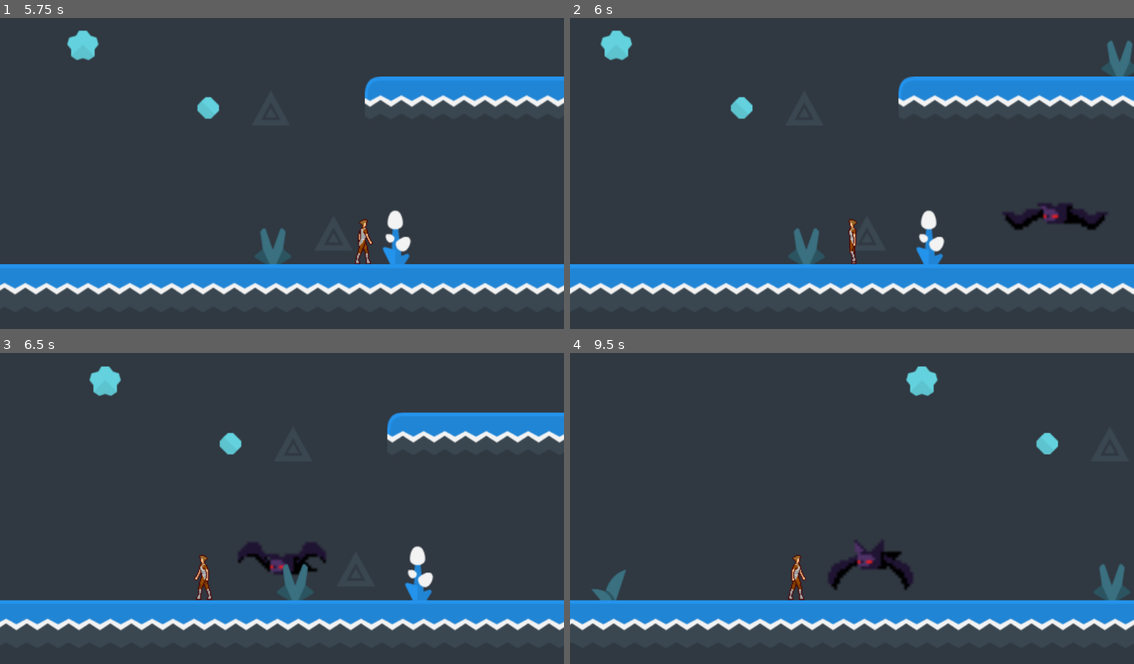
Above: before the commit, frames 1-4 (two rows, left to right).
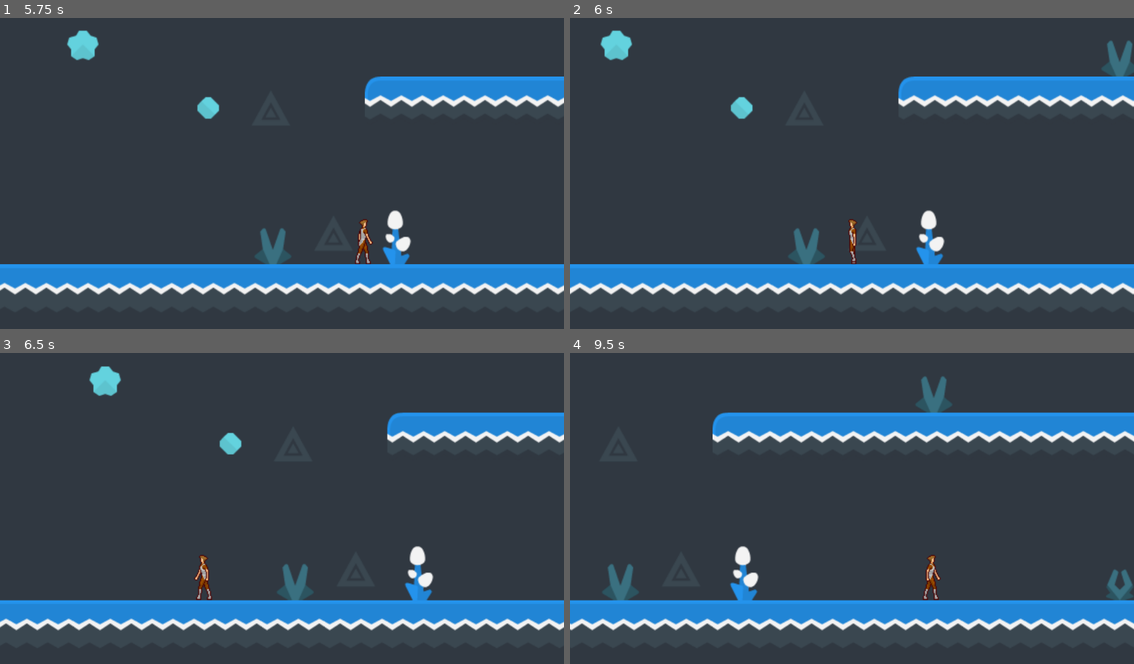
Above: after the commit, the same moments.

Repository: sophiabutt/2D-Platformer
Game: Godot game, scene res://Levels/Level1.tscn
The game is run twice, just before and just after one commit, with the same random seed, the same clock (stepped at 60 frames per second) and the same inputs.
Inputs:
- Up to frame 1 (5.75 s): hold D (right) 0.53-2.03 s; tap W (jump) at 0.77, 1.52, 3.02, 3.77, 4.52 s; hold A (left) 2.03-2.78 s; hold D (right) 2.78-4.28 s; hold A (left) 4.28-5.03 s; hold D (right) from 5.03 s (still down)
- Up to frame 2 (6 s): release D (right) at 5.78 s; hold A (left) from 5.78 s (still down)
- Up to frame 3 (6.5 s): keep holding A (left); tap W (jump) at 6.02 s
- Up to frame 4 (9.5 s): tap W (jump) at 6.77, 7.52, 9.02 s; release A (left) at 7.28 s; hold D (right) from 7.28 s (still down)

Frame 1 is identical in both runs. In frame 2, 0.8% of the frame differs, in the area x 76-96%, y 59-69%; in frame 3, 0.8%; in frame 4, 13%, in the area x 0-100%, y 4-90%.
Error before the commit: Invalid call. Nonexistent function 'die' in base 'CharacterBody2D (Player.gd)'. (res://Enemies/Bat.gd:52)

Commit message:
Enemies for level 2

Diff:
--- a/Enemies/bat.tscn
+++ b/Enemies/bat.tscn
@@ -220,27 +220,27 @@
 }]
 
 [sub_resource type="RectangleShape2D" id="RectangleShape2D_0do44"]
-size = Vector2(135, 86.5)
+size = Vector2(58, 32)
 
 [sub_resource type="CapsuleShape2D" id="CapsuleShape2D_0a16c"]
-radius = 66.0
-height = 132.0
+radius = 34.0
+height = 74.0
 
 [sub_resource type="RectangleShape2D" id="RectangleShape2D_88yff"]
-size = Vector2(136, 20)
+size = Vector2(57, 8)
 
 [node name="Bat" type="CharacterBody2D"]
 script = ExtResource("1_8tlmj")
 
 [node name="AnimatedSprite2D" type="AnimatedSprite2D" parent="."]
-position = Vector2(7.5, -8.50002)
-scale = Vector2(2.98438, 2.98438)
+position = Vector2(1.5, -2.50003)
+scale = Vector2(1.67188, 1.67188)
 sprite_frames = SubResource("SpriteFrames_3eofj")
 animation = &"Moving"
 autoplay = "Moving"
 
 [node name="CollisionShape2D" type="CollisionShape2D" parent="."]
-position = Vector2(7.5, -20.75)
+position = Vector2(1, -5)
 shape = SubResource("RectangleShape2D_0do44")
 
 [node name="See" type="RayCast2D" parent="."]
@@ -249,7 +249,7 @@
 [node name="Attack" type="Area2D" parent="."]
 
 [node name="CollisionShape2D" type="CollisionShape2D" parent="Attack"]
-position = Vector2(-3, -21)
+position = Vector2(0, -5)
 shape = SubResource("CapsuleShape2D_0a16c")
 
 [node name="Timer" type="Timer" parent="Attack"]
@@ -257,7 +257,7 @@
 [node name="Above_and_Below" type="Area2D" parent="."]
 
 [node name="CollisionShape2D" type="CollisionShape2D" parent="Above_and_Below"]
-position = Vector2(8, -74)
+position = Vector2(1.5, -25)
 shape = SubResource("RectangleShape2D_88yff")
 
 [node name="NavigationAgent2D" type="NavigationAgent2D" parent="."]
--- a/Levels/Level1.tscn
+++ b/Levels/Level1.tscn
@@ -1282,6 +1282,7 @@
 
 [node name="Bat" parent="Enemy_Container" instance=ExtResource("8_xtb5a")]
 position = Vector2(3376, 112)
+speed = 200
 
 [node name="Platform" type="TileMap" parent="."]
 tile_set = SubResource("TileSet_5oaye")
--- a/Levels/Level2.tscn
+++ b/Levels/Level2.tscn
@@ -7,6 +7,8 @@
 [ext_resource type="Texture2D" uid="uid://w1tr7mlqhfbh" path="res://Assets/portal_end.png" id="5_3mkel"]
 [ext_resource type="Script" path="res://Player/Player_Container.gd" id="6_qdqb4"]
 [ext_resource type="PackedScene" uid="uid://75kl8s3x66sf" path="res://Levels/Camera.tscn" id="7_1t1lh"]
+[ext_resource type="PackedScene" uid="uid://dqj0dlhxtix6" path="res://Enemies/goblin.tscn" id="7_h66nf"]
+[ext_resource type="PackedScene" uid="uid://cpk4wvk7umyu5" path="res://Enemies/bat.tscn" id="8_c4g2j"]
 
 [sub_resource type="TileSetAtlasSource" id="TileSetAtlasSource_r81hv"]
 texture = ExtResource("1_h0qu3")
@@ -1248,6 +1250,11 @@
 tile_size = Vector2i(64, 64)
 sources/0 = SubResource("TileSetAtlasSource_xlxfn")
 
+[sub_resource type="NavigationPolygon" id="NavigationPolygon_opica"]
+vertices = PackedVector2Array(3472, 720, 3856, 784, 32, 784, 3056, 720, 3856, 16, 3792, 640, 3792, 560, 2896, 528, 2896, 432, 2928, 496, 2928, 576, 2448, 576, 2000, 656, 2544, 528, 3568, 640, 3472, 624, 3568, 560, 2448, 496, 2544, 432, 3024, 576, 3024, 496, 3056, 624, 2160, 576, 2000, 560, 2160, 496, 32, 16, 1104, 528, 1104, 432, 1328, 560, 1328, 656, 592, 656, 48, 656, 48, 560, 688, 528, 592, 560, 688, 432)
+polygons = Array[PackedInt32Array]([PackedInt32Array(0, 1, 2, 3), PackedInt32Array(4, 1, 5, 6), PackedInt32Array(7, 8, 9, 10), PackedInt32Array(11, 7, 10, 12), PackedInt32Array(13, 7, 11), PackedInt32Array(5, 1, 0, 14), PackedInt32Array(14, 0, 15, 16), PackedInt32Array(13, 11, 17, 18), PackedInt32Array(19, 20, 16, 15, 21), PackedInt32Array(19, 21, 3, 12, 10), PackedInt32Array(22, 11, 12), PackedInt32Array(22, 12, 23, 24), PackedInt32Array(25, 4, 6, 8), PackedInt32Array(26, 27, 24, 23, 28), PackedInt32Array(12, 3, 2, 29), PackedInt32Array(29, 2, 30, 28), PackedInt32Array(31, 30, 2), PackedInt32Array(31, 2, 25, 32), PackedInt32Array(33, 26, 28, 30, 34), PackedInt32Array(34, 32, 25, 35, 33), PackedInt32Array(20, 9, 8), PackedInt32Array(25, 18, 17, 24, 27), PackedInt32Array(27, 35, 25), PackedInt32Array(16, 20, 8, 6), PackedInt32Array(25, 8, 18)])
+outlines = Array[PackedVector2Array]([PackedVector2Array(32, 16, 32, 784, 3856, 784, 3856, 16), PackedVector2Array(48, 560, 48, 656, 592, 656, 592, 560), PackedVector2Array(688, 432, 688, 528, 1104, 528, 1104, 432), PackedVector2Array(1328, 560, 1328, 656, 2000, 656, 2000, 560), PackedVector2Array(2160, 496, 2160, 576, 2448, 576, 2448, 496), PackedVector2Array(2544, 432, 2544, 528, 2896, 528, 2896, 432), PackedVector2Array(2928, 496, 2928, 576, 3024, 576, 3024, 496), PackedVector2Array(3056, 624, 3056, 720, 3472, 720, 3472, 624), PackedVector2Array(3568, 560, 3568, 640, 3792, 640, 3792, 560)])
+
 [node name="Game" type="Node2D"]
 
 [node name="Background" type="TileMap" parent="."]
@@ -1277,6 +1284,16 @@
 script = ExtResource("6_qdqb4")
 
 [node name="Enemy_Container" type="Node2D" parent="."]
+
+[node name="Goblin" parent="Enemy_Container" instance=ExtResource("7_h66nf")]
+position = Vector2(1760, 544)
+
+[node name="Goblin2" parent="Enemy_Container" instance=ExtResource("7_h66nf")]
+position = Vector2(3328, 608)
+
+[node name="Bat" parent="Enemy_Container" instance=ExtResource("8_c4g2j")]
+position = Vector2(1712, 96)
+speed = 200
 
 [node name="Platform" type="TileMap" parent="."]
 tile_set = SubResource("TileSet_5oaye")
@@ -1300,4 +1317,7 @@
 drag_horizontal_enabled = true
 drag_vertical_offset = -0.8
 
+[node name="NavigationRegion2D" type="NavigationRegion2D" parent="."]
+navigation_polygon = SubResource("NavigationPolygon_opica")
+
 [connection signal="body_entered" from="Exit_to_3" to="Exit_to_3" method="_on_Exit_body_entered"]
Not shown: 1 places in Levels/Level2.tscn that only renumber resources
